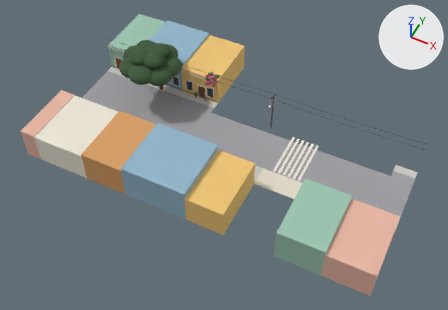
Before and after pictures for a commit that changed the glTF model modelos/casona/crudo/calle.glb.
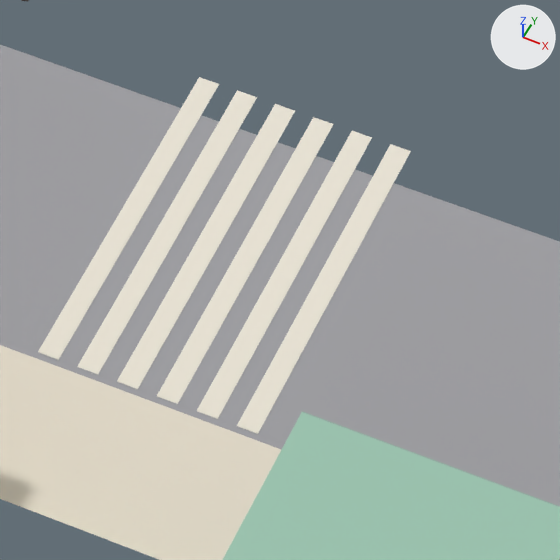
There are two pictures of each version: one whole from a 50 mm lens placed at (23.2, -96.7, 84.9), pointed at (-10.1, -30.1, 1.7), one close up on the part from 60% to 75% of the width and 41% to 63% of the height. Lighting does not change. The marker at upper right points along +X, +Y and +Z. The older version's two pictures come first. Vertices at exactly the same position are counted once.

Objects in the first close-up: 'calle_arroyo', 'calle_fachadas', 'calle_pasta'.
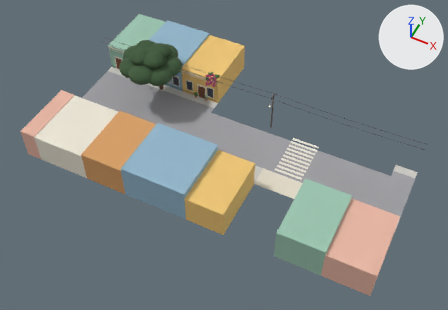
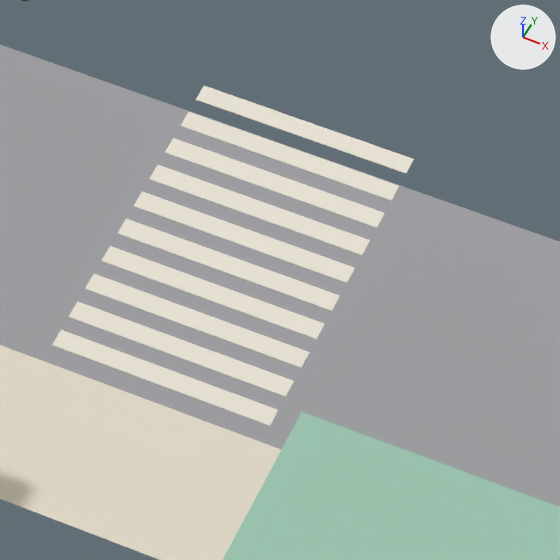
The change in detail:
me_calle_fachadas is used by ob_calle_fachadas; location (0.0, 0.0, 0.0).
me_calle_fachadas had 3494 vertices, 5636 faces and spanned x -43.0..22.0, y -44.6..-5.0, z 0.0..8.4.
me_calle_fachadas now has 3526 vertices, 5676 faces and spans x -43.0..22.0, y -44.6..-5.0, z 0.0..8.4.
me_calle_fachadas part 1: the loose piece of 8 vertices spanning x 1.5..2.0, y -28.3..-18.9, z 0.0 is scaled about its middle by (10.4, 0.0532, 1), then moved by (-0.3, 4.2, 0.0).
me_calle_fachadas part 2: the loose piece of 8 vertices spanning x 0.6..1.1, y -28.3..-18.9, z 0.0 is scaled about its middle by (10.4, 0.0532, 1), then moved by (0.6, 3.3, 0.0).
me_calle_fachadas part 3: the loose piece of 8 vertices spanning x 2.5..3.0, y -28.3..-18.9, z 0.0 is scaled about its middle by (10.4, 0.0532, 1), then moved by (-1.3, 2.4, 0.0).
me_calle_fachadas part 4: the loose piece of 8 vertices spanning x -0.3..0.2, y -28.3..-18.9, z 0.0 is scaled about its middle by (10.4, 0.0532, 1), then moved by (1.6, 1.5, 0.0).
me_calle_fachadas part 5: the loose piece of 8 vertices spanning x 3.5..4.0, y -28.3..-18.9, z 0.0 is scaled about its middle by (10.4, 0.0532, 1), then moved by (-2.2, 0.5, 0.0).
me_calle_fachadas part 6: the loose piece of 8 vertices spanning x -1.3..-0.8, y -28.3..-18.9, z 0.0 is scaled about its middle by (10.4, 0.0532, 1), then moved by (2.5, -0.4, 0.0).
me_calle_fachadas part 7: the loose piece of 8 vertices spanning x 1.5..2.0, y -28.3..-18.9, z 0.0 is copied, and the copy is scaled about its middle by (10.4, 0.0532, 1), then moved by (-0.3, -1.3, 0.0); it spans x -1.1..4.1, y -25.2..-24.7, z 0.0.
me_calle_fachadas part 8: the loose piece of 8 vertices spanning x 1.5..2.0, y -28.3..-18.9, z 0.0 is copied, and the copy is scaled about its middle by (10.4, 0.0532, 1), then moved by (-0.3, -2.3, 0.0); it spans x -1.1..4.1, y -26.1..-25.6, z 0.0.
me_calle_fachadas part 9: the loose piece of 8 vertices spanning x 1.5..2.0, y -28.3..-18.9, z 0.0 is copied, and the copy is scaled about its middle by (10.4, 0.0532, 1), then moved by (-0.3, -3.2, 0.0); it spans x -1.1..4.1, y -27.0..-26.5, z 0.0.
me_calle_fachadas part 10: the loose piece of 8 vertices spanning x 1.5..2.0, y -28.3..-18.9, z 0.0 is copied, and the copy is scaled about its middle by (10.4, 0.0532, 1), then moved by (-0.3, -4.1, 0.0); it spans x -1.1..4.1, y -28.0..-27.5, z 0.0.
Other edits to the shape of me_calle_fachadas do not show in these pictures.

Pixel boxes [x1, y1, x2, y2] of what changed, in the close-ups (560 x 560 px; the box of a moved part takes in the faces that stretch with it):
part 1 of me_calle_fachadas, moved or reshaped: before [157, 117, 334, 404]; after [196, 86, 414, 174]
part 2 of me_calle_fachadas, moved or reshaped: before [117, 104, 295, 389]; after [181, 112, 399, 201]
part 3 of me_calle_fachadas, moved or reshaped: before [197, 131, 372, 419]; after [165, 138, 385, 228]
part 4 of me_calle_fachadas, moved or reshaped: before [77, 90, 257, 374]; after [150, 165, 370, 255]
part 5 of me_calle_fachadas, moved or reshaped: before [237, 144, 411, 434]; after [134, 191, 355, 283]
part 6 of me_calle_fachadas, moved or reshaped: before [38, 77, 219, 360]; after [118, 219, 340, 311]
part 7 of me_calle_fachadas, added: after [101, 246, 325, 339]
part 8 of me_calle_fachadas, added: after [85, 274, 310, 368]
part 9 of me_calle_fachadas, added: after [69, 301, 294, 397]
part 10 of me_calle_fachadas, added: after [52, 330, 278, 426]
